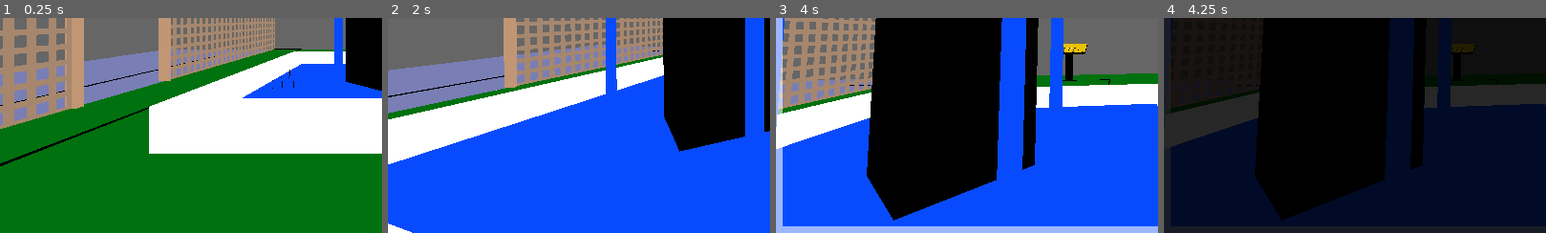
Above: before the commit, frames 1-4 (left to right).
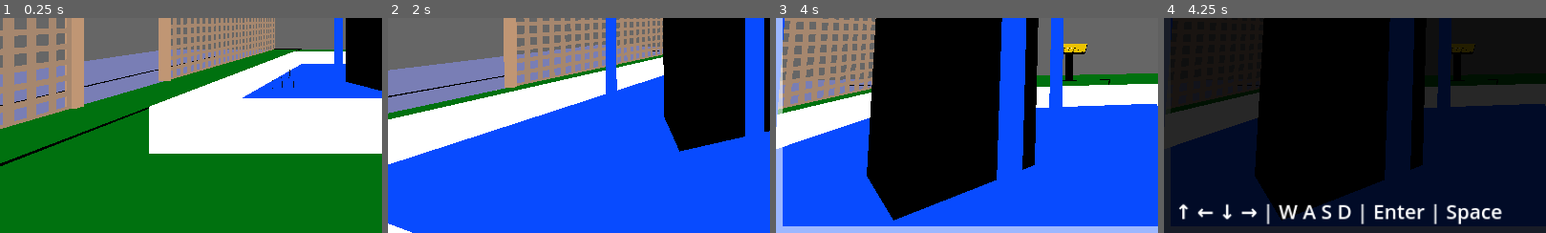
Above: after the commit, the same moments.

Repository: MarkRoss470/grid-puzzle-game
Game: Godot game, scene res://scenes/Main.tscn
The game is run twice, just before and just after one commit, with the same random seed, the same clock (stepped at 60 frames per second) and the same inputs.
Inputs (mouse positions are % of the whole screen's width and height, from its top left):
- Up to frame 1 (0.25 s): no input
- Up to frame 2 (2 s): tap Enter (ui_accept) at 0.5, 0.77, 0.8, 1.07, 1.35, 1.52, 1.82 s; move the mouse to (55, 50) at 0.52 s; hold Shift (run) 0.53-1.28 s; hold W (move_forward) from 0.53 s (still down); click (55, 50) at 0.67 s; move the mouse to (45, 50) at 1.27 s; click (45, 50) at 1.42 s; tap Shift (run) at 1.55 s
- Up to frame 3 (4 s): move the mouse to (52, 48) at 2.02 s; tap Space (free_mouse) at 2.1 s; click (52, 48) at 2.17 s; tap Enter (ui_accept) at 2.3, 2.75, 3.02, 3.32, 3.77, 3.8 s; move the mouse to (45, 70) at 2.77 s; tap Shift (run) at 2.85 s; click (45, 70) at 2.92 s; tap R (reset) at 3.5 s; move the mouse to (80, 65) at 3.52 s; release W (move_forward) at 3.53 s; hold A (move_left) from 3.53 s (still down); hold Shift (run) from 3.53 s (still down); click (80, 65) at 3.67 s
- Up to frame 4 (4.25 s): keep holding A (move_left); keep holding Shift (run); tap Enter (ui_accept) at 4.07 s; tap Escape (pause) at 4.15 s
The pictures show only the part of the screen within x 0-50%, y 50-100%; the shares and areas given below are measured in that part.

Frames 1-3 are identical in both runs. In frame 4, 2.4% of the frame differs, in the area x 3-89%, y 86-96%.

Commit message:
Added polish to pause menu Added checkmark which appears when the player saves the game Added text telling the player the controls on the pause menu

Diff:
--- a/PauseMenu.tscn
+++ b/PauseMenu.tscn
@@ -1,10 +1,11 @@
-[gd_scene load_steps=12 format=3 uid="uid://wik7t7vdg62d"]
+[gd_scene load_steps=13 format=3 uid="uid://wik7t7vdg62d"]
 
 [ext_resource type="Script" path="res://scripts/Player and UI/PauseMenu.gd" id="1_v8y3b"]
 [ext_resource type="Texture2D" uid="uid://boggi27cieviy" path="res://textures/UI/selection triangle.svg" id="2_jk6ob"]
 [ext_resource type="Texture2D" uid="uid://ccv0esxc3hmdb" path="res://textures/UI/slider_thumb.tres" id="2_kffsq"]
 [ext_resource type="Texture2D" uid="uid://c8ggvbsyk2nc8" path="res://textures/UI/check_button_checked.png" id="2_ps4fx"]
 [ext_resource type="Texture2D" uid="uid://brw71oxjt2dy4" path="res://textures/UI/check_button_unchecked.png" id="3_ia4a5"]
+[ext_resource type="Texture2D" uid="uid://dptq74qgt43ep" path="res://textures/UI/save game check.svg" id="5_gr3am"]
 
 [sub_resource type="StyleBoxFlat" id="StyleBoxFlat_rbs4f"]
 
@@ -37,11 +38,13 @@
 HSlider/icons/grabber_highlight = ExtResource("2_kffsq")
 HSlider/styles/slider = SubResource("StyleBoxFlat_4vav6")
 
-[node name="PauseMenu" type="CanvasLayer" node_paths=PackedStringArray("background_transparent", "background_opaque")]
+[node name="PauseMenu" type="CanvasLayer" node_paths=PackedStringArray("background_transparent", "background_opaque", "save_game_confirmation", "reset_prompt")]
 process_mode = 3
 script = ExtResource("1_v8y3b")
 background_transparent = NodePath("Control/Background transparent")
 background_opaque = NodePath("Control/Background opaque")
+save_game_confirmation = NodePath("Control/Pause/Save Game/Save Game Confirmation")
+reset_prompt = NodePath("Control/Reset")
 
 [node name="Control" type="Control" parent="."]
 layout_mode = 3
@@ -72,23 +75,66 @@
 color = Color(0, 0, 0, 1)
 
 [node name="Pause" type="VBoxContainer" parent="Control"]
+custom_minimum_size = Vector2(100, 1.45519e-11)
+layout_mode = 1
+anchors_preset = -1
+anchor_left = 0.5
+anchor_right = 1.0
+anchor_bottom = 1.0
+grow_horizontal = 2
+grow_vertical = 2
+alignment = 1
+
+[node name="Save and Quit" type="Label" parent="Control/Pause"]
+layout_mode = 2
+mouse_filter = 0
+text = "Save and Quit"
+
+[node name="Selection Area" type="ColorRect" parent="Control/Pause/Save and Quit"]
+layout_mode = 1
+anchors_preset = -1
+anchor_left = -1.001
+anchor_right = 1.0
+offset_left = 0.57605
+offset_bottom = 41.0
+mouse_filter = 1
+color = Color(1, 1, 1, 0)
+
+[node name="Save Game" type="Label" parent="Control/Pause"]
+layout_mode = 2
+mouse_filter = 0
+text = "Save Game"
+
+[node name="Selection Area" type="ColorRect" parent="Control/Pause/Save Game"]
+layout_mode = 1
+anchors_preset = -1
+anchor_left = -1.001
+anchor_right = 1.0
+offset_left = 0.57605
+offset_bottom = 41.0
+mouse_filter = 1
+color = Color(1, 1, 1, 0)
+
+[node name="Save Game Confirmation" type="TextureRect" parent="Control/Pause/Save Game"]
 visible = false
-custom_minimum_size = Vector2(100, 1.45519e-11)
-layout_mode = 1
-anchors_preset = -1
-anchor_left = 0.5
-anchor_right = 1.0
-anchor_bottom = 1.0
-grow_horizontal = 2
-grow_vertical = 2
-alignment = 1
-
-[node name="Save and Quit" type="Label" parent="Control/Pause"]
-layout_mode = 2
-mouse_filter = 0
-text = "Save and Quit"
-
-[node name="Selection Area" type="ColorRect" parent="Control/Pause/Save and Quit"]
+layout_mode = 1
+anchors_preset = 4
+anchor_top = 0.5
+anchor_bottom = 0.5
+offset_left = -67.0
+offset_top = -12.5
+offset_right = 189.0
+offset_bottom = 243.5
+grow_vertical = 2
+scale = Vector2(0.1, 0.1)
+texture = ExtResource("5_gr3am")
+
+[node name="Settings" type="Label" parent="Control/Pause"]
+layout_mode = 2
+mouse_filter = 0
+text = "Settings"
+
+[node name="Selection Area" type="ColorRect" parent="Control/Pause/Settings"]
 layout_mode = 1
 anchors_preset = -1
 anchor_left = -1.001
@@ -98,12 +144,12 @@
 mouse_filter = 1
 color = Color(1, 1, 1, 0)
 
-[node name="Save Game" type="Label" parent="Control/Pause"]
-layout_mode = 2
-mouse_filter = 0
-text = "Save Game"
-
-[node name="Selection Area" type="ColorRect" parent="Control/Pause/Save Game"]
+[node name="Return to Game" type="Label" parent="Control/Pause"]
+layout_mode = 2
+mouse_filter = 0
+text = "Return to Game"
+
+[node name="Selection Area" type="ColorRect" parent="Control/Pause/Return to Game"]
 layout_mode = 1
 anchors_preset = -1
 anchor_left = -1.001
@@ -113,12 +159,12 @@
 mouse_filter = 1
 color = Color(1, 1, 1, 0)
 
-[node name="Settings" type="Label" parent="Control/Pause"]
-layout_mode = 2
-mouse_filter = 0
-text = "Settings"
-
-[node name="Selection Area" type="ColorRect" parent="Control/Pause/Settings"]
+[node name="Reset Save" type="Label" parent="Control/Pause"]
+layout_mode = 2
+mouse_filter = 0
+text = "Reset Save"
+
+[node name="Selection Area" type="ColorRect" parent="Control/Pause/Reset Save"]
 layout_mode = 1
 anchors_preset = -1
 anchor_left = -1.001
@@ -128,37 +174,8 @@
 mouse_filter = 1
 color = Color(1, 1, 1, 0)
 
-[node name="Return to Game" type="Label" parent="Control/Pause"]
-layout_mode = 2
-mouse_filter = 0
-text = "Return to Game"
-
-[node name="Selection Area" type="ColorRect" parent="Control/Pause/Return to Game"]
-layout_mode = 1
-anchors_preset = -1
-anchor_left = -1.001
-anchor_right = 1.0
-offset_left = 0.57605
-offset_bottom = 41.0
-mouse_filter = 1
-color = Color(1, 1, 1, 0)
-
-[node name="Reset Save" type="Label" parent="Control/Pause"]
-layout_mode = 2
-mouse_filter = 0
-text = "Reset Save"
-
-[node name="Selection Area" type="ColorRect" parent="Control/Pause/Reset Save"]
-layout_mode = 1
-anchors_preset = -1
-anchor_left = -1.001
-anchor_right = 1.0
-offset_left = 0.57605
-offset_bottom = 41.0
-mouse_filter = 1
-color = Color(1, 1, 1, 0)
-
 [node name="Settings" type="VBoxContainer" parent="Control"]
+visible = false
 custom_minimum_size = Vector2(100, 1.45519e-11)
 layout_mode = 1
 anchors_preset = -1
@@ -373,6 +390,36 @@
 grow_vertical = 2
 scale = Vector2(0.1, 0.1)
 texture = ExtResource("2_jk6ob")
+
+[node name="Save and Quit" type="Label" parent="Control"]
+layout_mode = 1
+anchors_preset = 2
+anchor_top = 1.0
+anchor_bottom = 1.0
+offset_left = 17.0
+offset_top = -54.0
+offset_right = 218.0
+offset_bottom = -12.0
+grow_vertical = 0
+mouse_filter = 0
+text = "↑ ← ↓ → | W A S D | Enter | Space"
+
+[node name="Reset" type="Label" parent="Control"]
+layout_mode = 1
+anchors_preset = -1
+anchor_left = 0.993
+anchor_top = 1.0
+anchor_right = 1.0
+anchor_bottom = 1.002
+offset_left = -412.936
+offset_top = -57.0
+offset_right = -19.0
+offset_bottom = -13.2961
+grow_horizontal = 2
+grow_vertical = 0
+mouse_filter = 0
+text = "Reset settings with R"
+horizontal_alignment = 2
 
 [connection signal="gui_input" from="Control/Pause/Save and Quit" to="." method="on_menu_item_gui_input" binds= [0]]
 [connection signal="mouse_entered" from="Control/Pause/Save and Quit" to="." method="on_menu_item_mouse_entered" binds= [0]]
--- a/scripts/Player and UI/PauseMenu.gd
+++ b/scripts/Player and UI/PauseMenu.gd
@@ -68,6 +68,12 @@
 
 @export var background_transparent: Node
 @export var background_opaque: Node
+
+# The check mark next to 'Save Game'
+@export var save_game_confirmation: Node
+
+# The tutorial text for resetting settings
+@export var reset_prompt: Node
 
 # Called when the node enters the scene tree for the first time.
 func _ready():
@@ -147,6 +153,7 @@
 			var reset_value = Settings.reset_setting(settings[selected])
 			check_button.button_pressed = reset_value
 
+# Show the pause menu and stop the rest of the game from running
 func pause():
 	get_tree().paused = true
 	is_paused = true
@@ -170,6 +177,14 @@
 
 	for i in len(menus):
 		menus[i].visible = i == current_menu
+
+	if current_menu == Menu.PAUSE:
+		# Hide the check mark next to 'Save Game'
+		save_game_confirmation.visible = false
+
+	# Show the reset prompt if the current menu is the settings menu,
+	# and not otherwise
+	reset_prompt.visible = (current_menu == Menu.SETTINGS)
 
 	set_pointer_position()
 
@@ -184,6 +199,15 @@
 				get_tree().quit()
 			PauseMenuItems.SAVE_GAME:
 				SaveManager.save_all()
+
+				# Show the checkmark next to the save game option
+				save_game_confirmation.visible = true
+				# Hide the checkmark after a timeout of 1s
+				(func():
+					await get_tree().create_timer(1.0).timeout
+					save_game_confirmation.visible = false
+				).call()
+
 			PauseMenuItems.SETTINGS:
 				set_menu(Menu.SETTINGS)
 			PauseMenuItems.RETURN_TO_GAME:
--- /dev/null
+++ b/textures/UI/save game check.svg
@@ -0,0 +1,60 @@
+<?xml version="1.0" encoding="UTF-8" standalone="no"?>
+<!-- Created with Inkscape (http://www.inkscape.org/) -->
+
+<svg
+   width="16mm"
+   height="16mm"
+   viewBox="0 0 16 16"
+   version="1.1"
+   id="svg263"
+   inkscape:version="1.3 (0e150ed6c4, 2023-07-21)"
+   sodipodi:docname="save game check.svg"
+   xmlns:inkscape="http://www.inkscape.org/namespaces/inkscape"
+   xmlns:sodipodi="http://sodipodi.sourceforge.net/DTD/sodipodi-0.dtd"
+   xmlns="http://www.w3.org/2000/svg"
+   xmlns:svg="http://www.w3.org/2000/svg">
+  <sodipodi:namedview
+     id="namedview265"
+     pagecolor="#ffffff"
+     bordercolor="#000000"
+     borderopacity="0.25"
+     inkscape:showpageshadow="2"
+     inkscape:pageopacity="0.0"
+     inkscape:pagecheckerboard="true"
+     inkscape:deskcolor="#d1d1d1"
+     inkscape:document-units="mm"
+     showgrid="true"
+     showguides="true"
+     inkscape:zoom="5.6568543"
+     inkscape:cx="7.4246212"
+     inkscape:cy="20.506097"
+     inkscape:window-width="1536"
+     inkscape:window-height="891"
+     inkscape:window-x="0"
+     inkscape:window-y="0"
+     inkscape:window-maximized="1"
+     inkscape:current-layer="layer1" />
+  <defs
+     id="defs260" />
+  <g
+     inkscape:label="Layer 1"
+     inkscape:groupmode="layer"
+     id="layer1">
+    <rect
+       style="fill:#ffffff;fill-opacity:1;stroke-width:0.00929005"
+       id="rect288"
+       width="1.1655176"
+       height="7.5030193"
+       x="-4.5256367"
+       y="6.1033139"
+       transform="rotate(-45)" />
+    <rect
+       style="fill:#ffffff;fill-opacity:1;stroke-width:0.0117567"
+       id="rect288-3"
+       width="1.1655176"
+       height="12.016019"
+       x="12.440427"
+       y="-7.4924808"
+       transform="rotate(45)" />
+  </g>
+</svg>
Not shown, added: textures/UI/save game check.svg.import
